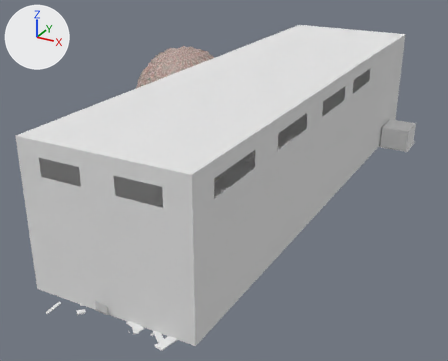
A saved change to the Blender file data/levels/cages/cages.blend.
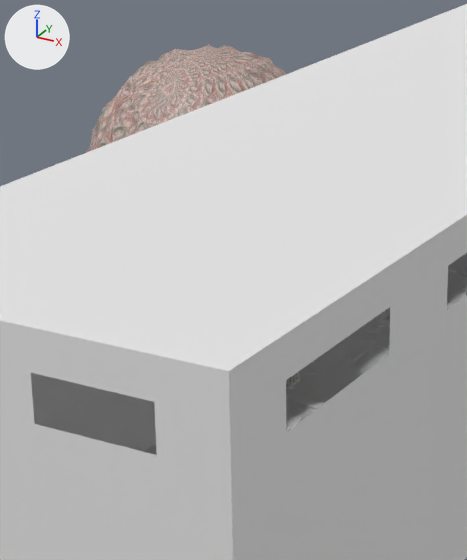
Old and new are each drawn whole from a camera (50 mm lens) standing at (169.0, -284.0, 151.0) and looking at (2.0, 21.0, -2.0) and again close up on the part from 23% to 64% of the width and 8% to 69% of the height. Lighting does not change. The marker at upper left points along +X, +Y and +Z.

Script lines for the objects in view, before the commit:
```python
me_meshground = bpy.data.meshes.new('MeshGround')
me_meshground.from_pydata(...)  # 28 vertices, 19 faces; spans x -11.4..71.9, y -53.8..88.7, z 0.0
me_meshground.materials.append(mat_matnormal)  # its picture is missing
me_meshlair = bpy.data.meshes.new('MeshLair')
me_meshlair.from_pydata(...)  # 1521 vertices, 1536 faces; spans x -40.8..40.6, y -41.6..40.4, z -42.7..7.9
me_meshlair.polygons.foreach_set('use_smooth', [True] * 1536)
me_meshlair.materials.append(mat_flesh049_jpg_001)  # picture img_flesh049_jpg_001
me_meshwalls = bpy.data.meshes.new('MeshWalls')
me_meshwalls.from_pydata(...)  # 190 vertices, 196 faces; spans x -11.4..71.1, y -53.8..88.7, z 0.0..70.0
me_meshwalls.materials.append(mat_matundertexture_001)  # its picture is missing
ob_ground = bpy.data.objects.new('Ground', me_meshground)
ob_ground.location = (2.7, -15.4, 0.0)
ob_ground.scale = (1.2, 2.0, 1.0)
ob_lair = bpy.data.objects.new('Lair', me_meshlair)
ob_lair.location = (-100.3, 139.9, 40.2)
ob_walls = bpy.data.objects.new('Walls', me_meshwalls)
ob_walls.location = (2.7, -15.4, 0.0)
ob_walls.scale = (1.2, 2.0, 1.0)
```
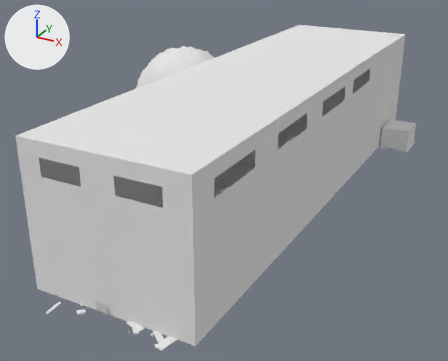
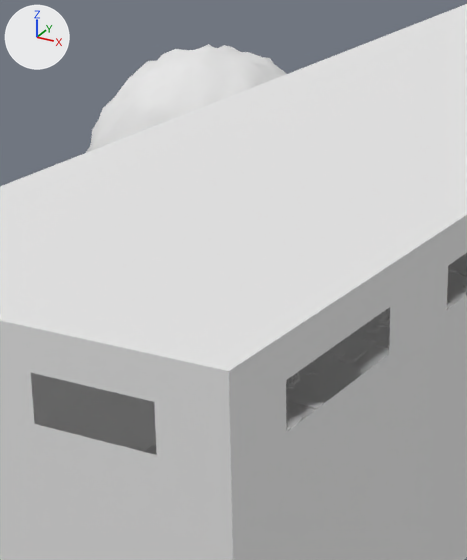
What differs and where, as boxes [x1, y1, x2, y2] in the close-ups (467 x 560 px):
part 1 of me_meshlair, recoloured: [86, 44, 286, 153] in both

The change, as a list of edits to the scene's bpy script:
```text
Add mat_material_tf_2:
    mat_material_tf_2 = diffuse_material('Material.TF.2')
    mat_material_tf_2.base_color = (0.8, 0.8, 0.8)  # white #e7e7e7
Add mat_material_tf_1:
    mat_material_tf_1 = diffuse_material('Material.TF.1')
    mat_material_tf_1.base_color = (0.8, 0.8, 0.8)  # white #e7e7e7
Change me_meshlair:
    where me_meshlair.from_pydata(...)  # 1521 vertices, 1536 faces; spans x -40.8..40.6, y -41.6..40.4, z -42.7..7.9
    used by ob_lair; location = (-100.3, 139.9, 40.2)
    me_meshlair part 1: 1471 of the faces centred in x -40.0..39.7, y -39.7..40.2, z -42.6..7.5 switch from mat_flesh049_jpg_001 (picture img_flesh049_jpg_001) to mat_material_tf_2 (white #e7e7e7)
    add me_meshlair.materials.append(mat_material_tf_1)  # white #e7e7e7
```
